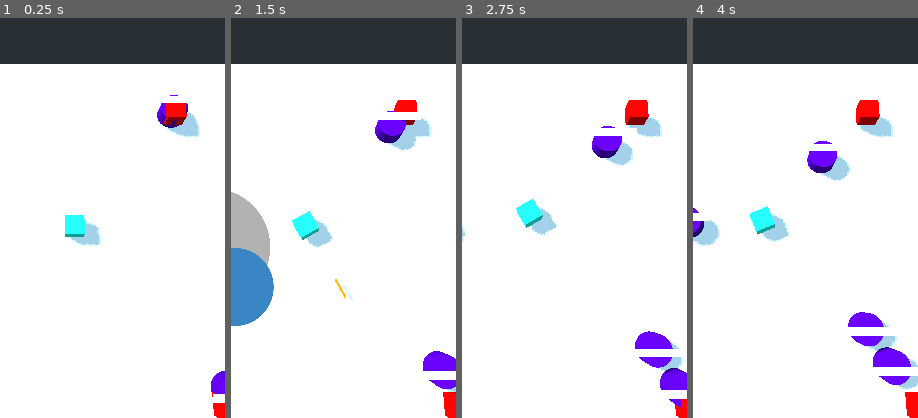
Above: before the commit, frames 1-4 (left to right).
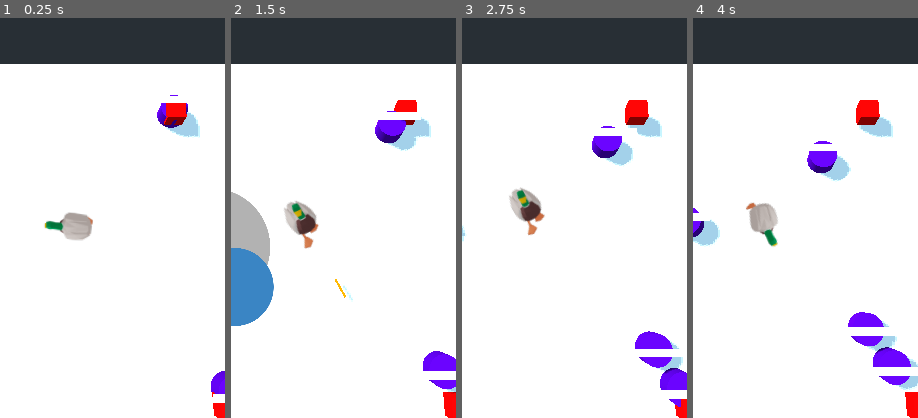
Above: after the commit, the same moments.

Repository: jeffsieu/coma-dash
Game: Godot game, scene res://MainLevel.tscn
Two runs of this game, one before a commit and one after it. Both use one fixed random seed, a clock stepped at 60 frames per second and the inputs below.
Inputs (mouse positions are % of the whole screen's width and height, from its top left):
- Up to frame 1 (0.25 s): no input
- Up to frame 2 (1.5 s): move the mouse to (71, 45) at 0.52 s; click (71, 45) at 0.67 s; drag from (27, 55) to (43, 70) at 1.27 s
- Up to frame 3 (2.75 s): move the mouse to (59, 28) at 2.02 s; click (59, 28) at 2.17 s
- Up to frame 4 (4 s): drag from (43, 70) to (17, 35) at 2.77 s; move the mouse to (79, 65) at 3.52 s; click (79, 65) at 3.67 s
The pictures show only the part of the screen within x 32-82%, y 26-76%; the shares and areas given below are measured in that part.

The runs differ from the first frame. In frame 1, 1.3% of the frame differs, in the area x 19-45%, y 48-57%; in frame 2, 1.5%, in the area x 23-45%, y 45-58%; in frame 3, 1.4%; in frame 4, 1.2%.

Commit message:
Basic player animation using duck model

Diff:
--- a/Player/Player.gd
+++ b/Player/Player.gd
@@ -3,6 +3,8 @@
 const Bullet = preload("res://Bullet/Bullet.tscn")
 const Zombie = preload("res://Zombie/Zombie.gd")
 const Crystal = preload("res://Loot/Crystal.gd")
+
+onready var anim = $Sprite
 
 const movement_speed = 0.5
 const velocity_limit = 5
@@ -51,7 +53,15 @@
 
 func _process(delta):
 	_rotate_body()
+	_set_anim()
 	damage_cooldown -= delta
+
+func _set_anim():
+	if rotation.y < 0:
+		anim.play("back")
+	else:
+		anim.play("forward")
+
 
 func _physics_process(delta):
 	if is_shooting:
--- a/Player/Player.tscn
+++ b/Player/Player.tscn
@@ -1,6 +1,48 @@
-[gd_scene load_steps=6 format=2]
+[gd_scene load_steps=49 format=2]
 
 [ext_resource path="res://Player/Player.gd" type="Script" id=1]
+[ext_resource path="res://Models/Duck/forward/0020.png" type="Texture" id=2]
+[ext_resource path="res://Models/Duck/forward/0002.png" type="Texture" id=3]
+[ext_resource path="res://Models/Duck/forward/0011.png" type="Texture" id=4]
+[ext_resource path="res://Models/Duck/forward/0001.png" type="Texture" id=5]
+[ext_resource path="res://Models/Duck/forward/0005.png" type="Texture" id=6]
+[ext_resource path="res://Models/Duck/forward/0016.png" type="Texture" id=7]
+[ext_resource path="res://Models/Duck/forward/0012.png" type="Texture" id=8]
+[ext_resource path="res://Models/Duck/forward/0009.png" type="Texture" id=9]
+[ext_resource path="res://Models/Duck/forward/0015.png" type="Texture" id=10]
+[ext_resource path="res://Models/Duck/forward/0006.png" type="Texture" id=11]
+[ext_resource path="res://Models/Duck/forward/0008.png" type="Texture" id=12]
+[ext_resource path="res://Models/Duck/forward/0007.png" type="Texture" id=13]
+[ext_resource path="res://Models/Duck/forward/0014.png" type="Texture" id=14]
+[ext_resource path="res://Models/Duck/forward/0004.png" type="Texture" id=15]
+[ext_resource path="res://Models/Duck/forward/0017.png" type="Texture" id=16]
+[ext_resource path="res://Models/Duck/forward/0018.png" type="Texture" id=17]
+[ext_resource path="res://Models/Duck/forward/0019.png" type="Texture" id=18]
+[ext_resource path="res://Models/Duck/forward/0021.png" type="Texture" id=19]
+[ext_resource path="res://Models/Duck/forward/0013.png" type="Texture" id=20]
+[ext_resource path="res://Models/Duck/forward/0003.png" type="Texture" id=21]
+[ext_resource path="res://Models/Duck/forward/0010.png" type="Texture" id=22]
+[ext_resource path="res://Models/Duck/back/0019.png" type="Texture" id=23]
+[ext_resource path="res://Models/Duck/back/0020.png" type="Texture" id=24]
+[ext_resource path="res://Models/Duck/back/0006.png" type="Texture" id=25]
+[ext_resource path="res://Models/Duck/back/0007.png" type="Texture" id=26]
+[ext_resource path="res://Models/Duck/back/0009.png" type="Texture" id=27]
+[ext_resource path="res://Models/Duck/back/0008.png" type="Texture" id=28]
+[ext_resource path="res://Models/Duck/back/0010.png" type="Texture" id=29]
+[ext_resource path="res://Models/Duck/back/0017.png" type="Texture" id=30]
+[ext_resource path="res://Models/Duck/back/0018.png" type="Texture" id=31]
+[ext_resource path="res://Models/Duck/back/0021.png" type="Texture" id=32]
+[ext_resource path="res://Models/Duck/back/0016.png" type="Texture" id=33]
+[ext_resource path="res://Models/Duck/back/0015.png" type="Texture" id=34]
+[ext_resource path="res://Models/Duck/back/0001.png" type="Texture" id=35]
+[ext_resource path="res://Models/Duck/back/0002.png" type="Texture" id=36]
+[ext_resource path="res://Models/Duck/back/0003.png" type="Texture" id=37]
+[ext_resource path="res://Models/Duck/back/0004.png" type="Texture" id=38]
+[ext_resource path="res://Models/Duck/back/0005.png" type="Texture" id=39]
+[ext_resource path="res://Models/Duck/back/0013.png" type="Texture" id=40]
+[ext_resource path="res://Models/Duck/back/0014.png" type="Texture" id=41]
+[ext_resource path="res://Models/Duck/back/0011.png" type="Texture" id=42]
+[ext_resource path="res://Models/Duck/back/0012.png" type="Texture" id=43]
 
 [sub_resource type="CubeMesh" id=1]
 
@@ -11,6 +53,19 @@
 
 [sub_resource type="CylinderShape" id=4]
 
+[sub_resource type="SpriteFrames" id=5]
+animations = [ {
+"frames": [ ExtResource( 35 ), ExtResource( 36 ), ExtResource( 37 ), ExtResource( 38 ), ExtResource( 39 ), ExtResource( 25 ), ExtResource( 26 ), ExtResource( 28 ), ExtResource( 27 ), ExtResource( 29 ), ExtResource( 42 ), ExtResource( 43 ), ExtResource( 40 ), ExtResource( 41 ), ExtResource( 34 ), ExtResource( 33 ), ExtResource( 30 ), ExtResource( 31 ), ExtResource( 23 ), ExtResource( 24 ), ExtResource( 32 ) ],
+"loop": true,
+"name": "back",
+"speed": 30.0
+}, {
+"frames": [ ExtResource( 5 ), ExtResource( 3 ), ExtResource( 21 ), ExtResource( 15 ), ExtResource( 6 ), ExtResource( 11 ), ExtResource( 13 ), ExtResource( 12 ), ExtResource( 9 ), ExtResource( 22 ), ExtResource( 4 ), ExtResource( 8 ), ExtResource( 20 ), ExtResource( 14 ), ExtResource( 10 ), ExtResource( 7 ), ExtResource( 16 ), ExtResource( 17 ), ExtResource( 18 ), ExtResource( 2 ), ExtResource( 19 ) ],
+"loop": true,
+"name": "forward",
+"speed": 30.0
+} ]
+
 [node name="Player" type="KinematicBody"]
 collision_layer = 524289
 collision_mask = 3
@@ -18,6 +73,7 @@
 
 [node name="CSGMesh" type="CSGMesh" parent="."]
 transform = Transform( 1, 0, 0, 0, 1, 0, 0, 0, 1, 0.00688124, -4.76837e-07, -0.0104175 )
+visible = false
 mesh = SubResource( 1 )
 material = SubResource( 2 )
 
@@ -30,3 +86,11 @@
 
 [node name="CollisionShape" type="CollisionShape" parent="ItemCollector"]
 shape = SubResource( 4 )
+
+[node name="Sprite" type="AnimatedSprite3D" parent="."]
+transform = Transform( 1, 0, 0, 0, 0.173648, 1.39252, 0, -0.984808, 0.245538, 0, 0, 0 )
+pixel_size = 0.015
+frames = SubResource( 5 )
+animation = "back"
+frame = 9
+playing = true
Binary file added: Models/Duck/back/0001.png
Not shown, added: Models/Duck/back/0001.png.import
Binary file added: Models/Duck/back/0002.png
Not shown, added: Models/Duck/back/0002.png.import
Binary file added: Models/Duck/back/0003.png
Not shown, added: Models/Duck/back/0003.png.import
Binary file added: Models/Duck/back/0004.png
Not shown, added: Models/Duck/back/0004.png.import
Binary file added: Models/Duck/back/0005.png
Not shown, added: Models/Duck/back/0005.png.import
Binary file added: Models/Duck/back/0006.png
Not shown, added: Models/Duck/back/0006.png.import
(and 369 more such lines)
